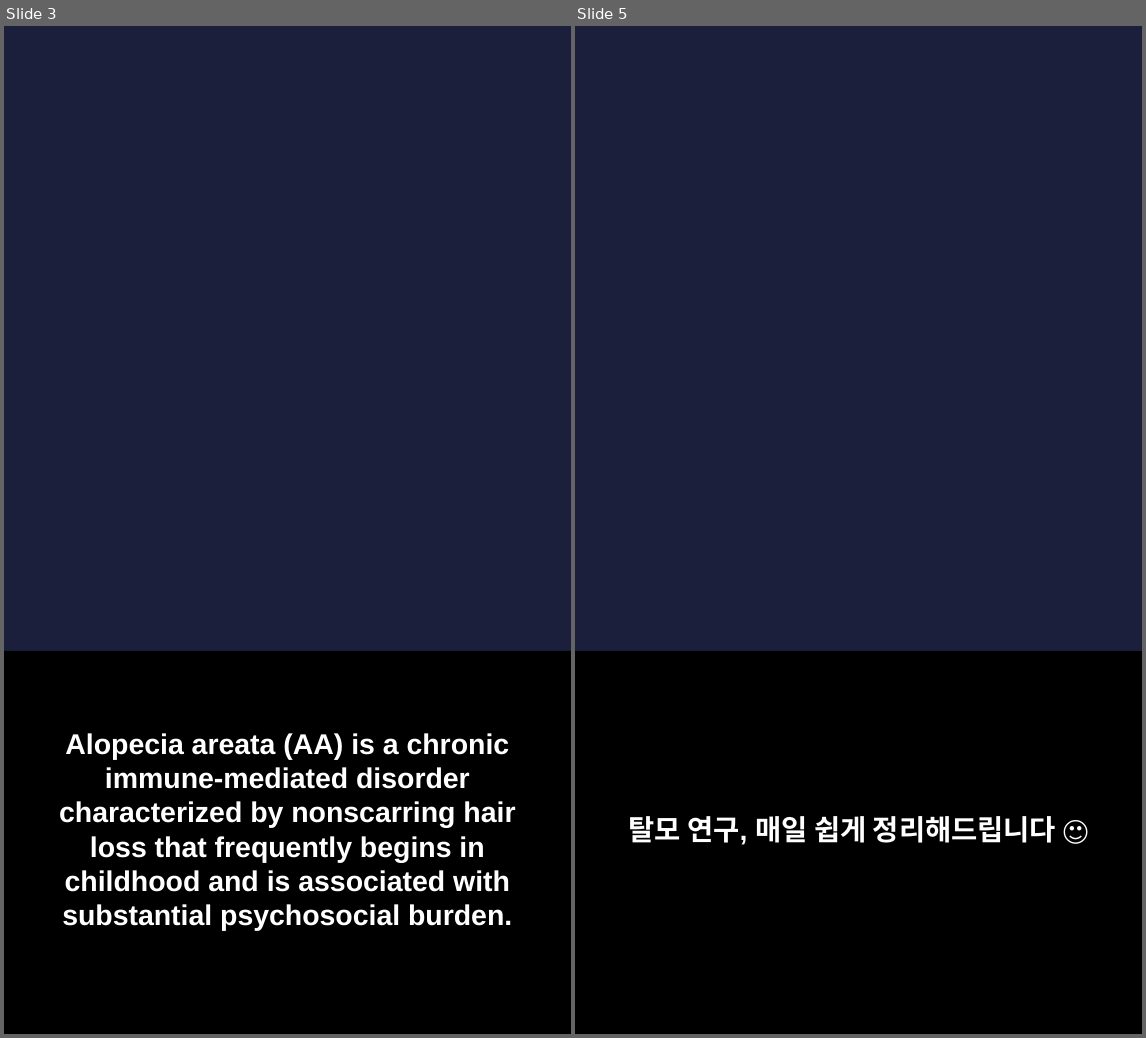
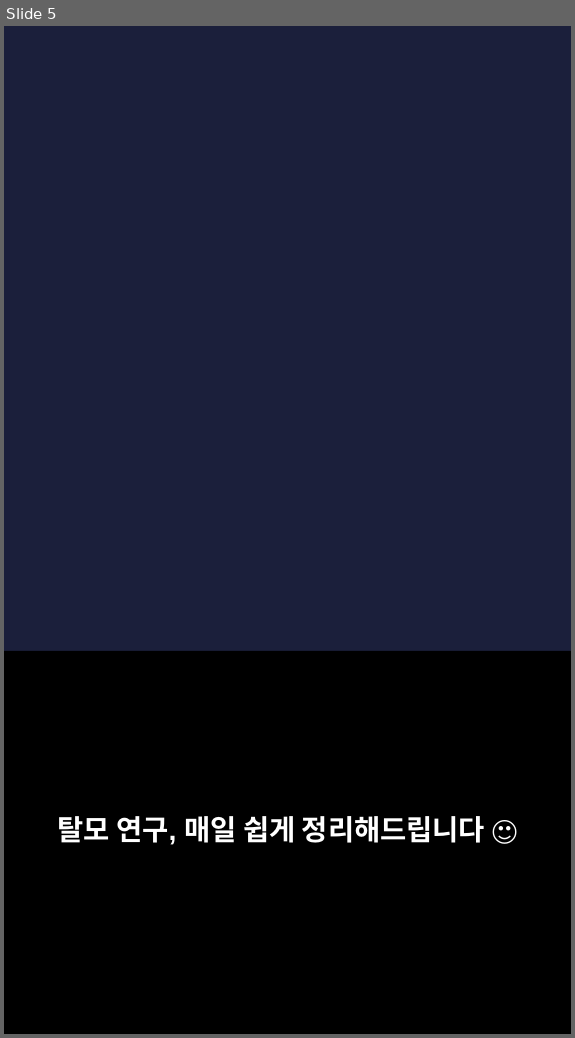
Before and after one commit to hyokang2010-BJ-ANTH/product-builder-test, a slide deck: data/2026-09-13/slides.pptx. Shown side by side, each under a label of ours: slides 3 and 5 before the commit, slide 5 after it; the slides between them are not shown. The pictures are 1146x1038 and 575x1038 pixels, drawn with LibreOffice and Linux fonts; fonts in the diff are those of the drawing; background and template pictures are left out. Boxes give left, top, right and bottom in pixels: in the first picture for what was removed or moved away, otherwise in the second. Text is boxed around its words. In the diff, an @@ line names an element or a change of style, - is before the commit and + after.

```diff
--- a/data/2026-09-13/slides.pptx
+++ b/data/2026-09-13/slides.pptx
@@ slide 3 removed at <box>4,26,571,1034</box>, background picture (left out) @@
@@ rectangle removed at <box>4,651,571,1033</box> @@
@@ text removed at <box>59,733,515,931</box> @@
-Alopecia areata (AA) is a chronic immune-mediated disorder characterized by nonscarring hair loss that frequently begins in childhood and is associated with substantial psychosocial burden.
```
Also in this commit, not shown: 3 slides changed, 2 slides added, 1 other slide removed, 21 other files.
